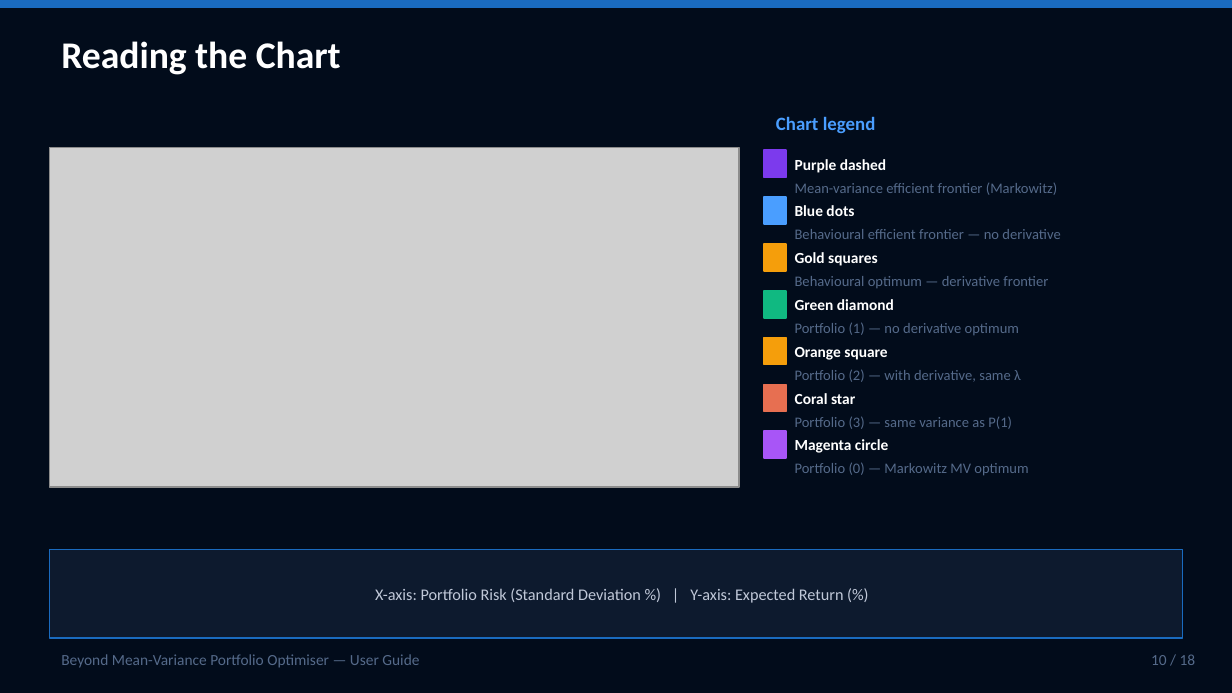
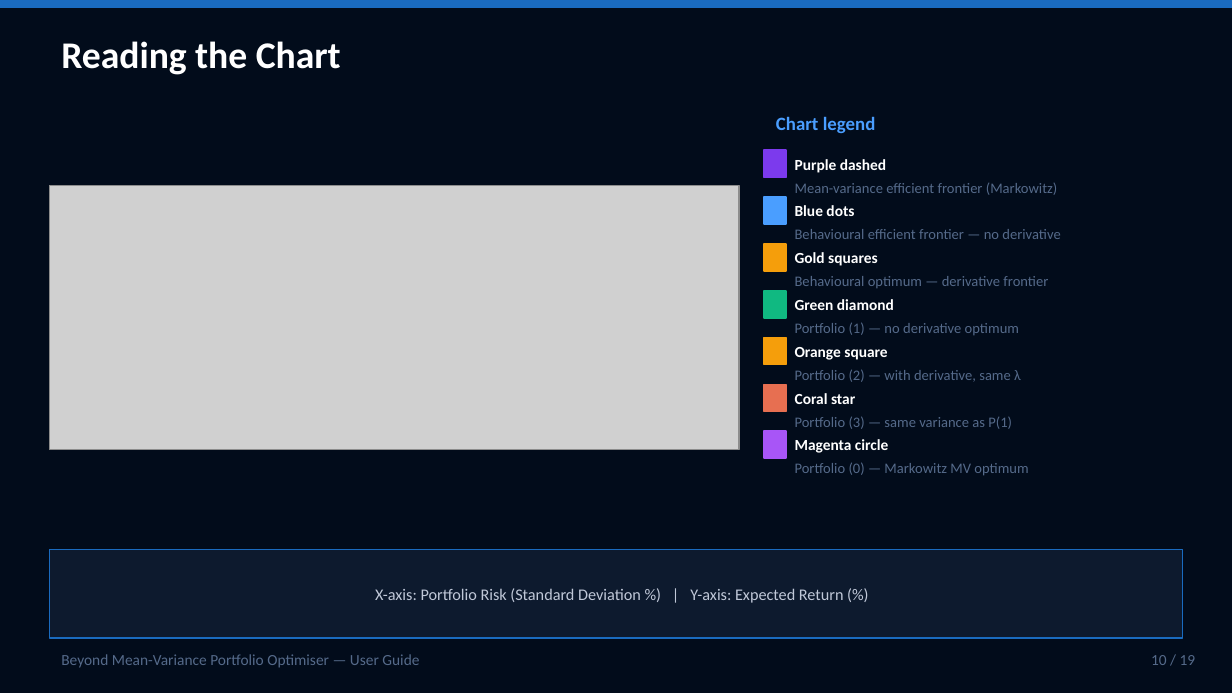
Before and after one commit to SamiJeddou/behavioral-portfolio-optimizer, a slide deck: slide 10 of userguide.pptx. Drawn at 1232x693 pixels with LibreOffice and Linux fonts; fonts in the diff are those of the drawing; grey boxes stand for pictures. Boxes give left, top, right and bottom in pixels: in the first picture for what was removed or moved away, otherwise in the second. Text is boxed around its words. In the diff, an @@ line names an element or a change of style, - is before the commit and + after.

```diff
--- a/userguide.pptx
+++ b/userguide.pptx
@@ picture: place and size @@
-picture at <box>49,148,739,488</box>
+picture at <box>49,186,739,450</box>
@@ text at <box>1151,655,1196,665</box>: text changed @@
-10 / 18
+10 / 19
```
Also in this commit, not shown: 17 other slides changed, 1 slide added, 7 other files.
